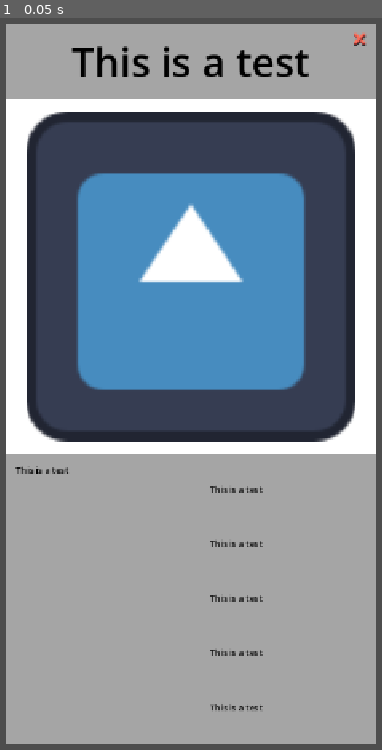
Above: before the commit, frame 1.
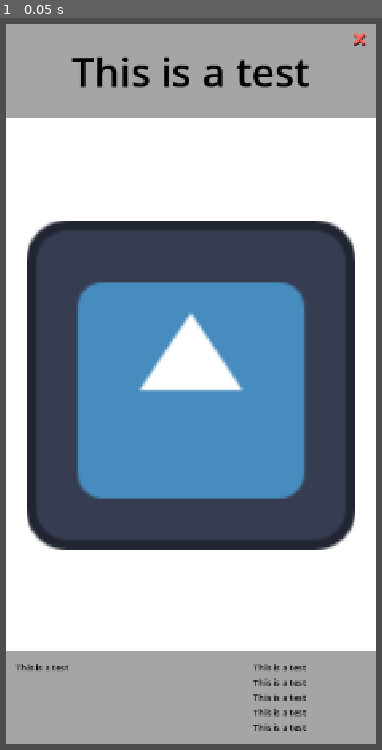
Above: after the commit, the same moment.

Repository: ActuallySanta/Fantasy-Guild-Manager
Game: Godot game, scene res://Scenes/Characters/character_ui_card.tscn
The game is run twice, just before and just after one commit, with the same random seed, the same clock (stepped at 60 frames per second) and the same inputs. This scene is started directly instead of the project's main scene. The engine's default icon, where the game draws it, is replaced by a stand-in: a white triangle on a blue panel in a dark square.
Inputs:
- Up to frame 1 (0.05 s): no input

The runs differ from the first frame. In frame 1, 56% of the frame differs, in the area x 1-99%, y 3-98%.
Error in both runs: Invalid access to property or key 'title' on a base object of type 'Nil'. (res://Scripts/Character)

Commit message:
character card ui fix

Diff:
--- a/Scenes/Characters/character_ui_card.tscn
+++ b/Scenes/Characters/character_ui_card.tscn
@@ -11,6 +11,9 @@
 [sub_resource type="LabelSettings" id="LabelSettings_h6oeb"]
 font_size = 14
 font_color = Color(0, 0, 0, 1)
+
+[sub_resource type="StyleBoxFlat" id="StyleBoxFlat_grey"]
+bg_color = Color(0.6452097, 0.6452098, 0.6452097, 1)
 
 [node name="Character UI Card" type="MarginContainer" unique_id=424955004]
 custom_minimum_size = Vector2(200, 450)
@@ -31,31 +34,26 @@
 [node name="VBoxContainer" type="VBoxContainer" parent="." unique_id=373763784]
 layout_mode = 2
 
-[node name="Name Background" type="ColorRect" parent="VBoxContainer" unique_id=831626636]
+[node name="Name Background" type="PanelContainer" parent="VBoxContainer" unique_id=831626636]
 custom_minimum_size = Vector2(0, 120)
 layout_mode = 2
-color = Color(0.6452097, 0.6452098, 0.6452097, 1)
+theme_override_styles/panel = SubResource("StyleBoxFlat_grey")
 
 [node name="CenterContainer" type="MarginContainer" parent="VBoxContainer/Name Background" unique_id=1011052685]
 custom_minimum_size = Vector2(0, 40)
-layout_mode = 1
-anchors_preset = 15
-anchor_right = 1.0
-anchor_bottom = 1.0
-grow_horizontal = 2
-grow_vertical = 2
-theme_override_constants/margin_left = 32
+layout_mode = 2
+theme_override_constants/margin_left = 64
 theme_override_constants/margin_top = 32
-theme_override_constants/margin_right = 32
+theme_override_constants/margin_right = 64
 theme_override_constants/margin_bottom = 32
 
 [node name="Character Name Label" type="Label" parent="VBoxContainer/Name Background/CenterContainer" unique_id=718164899]
-custom_maximum_size = Vector2(400, -1)
 layout_mode = 2
-size_flags_horizontal = 4
 text = "This is a test"
 label_settings = SubResource("LabelSettings_g4v7s")
 horizontal_alignment = 1
+vertical_alignment = 1
+autowrap_mode = 3
 
 [node name="MarginContainer" type="MarginContainer" parent="VBoxContainer" unique_id=1203854264]
 layout_mode = 2
@@ -66,24 +64,20 @@
 theme_override_constants/margin_bottom = 16
 
 [node name="Character Icon" type="TextureRect" parent="VBoxContainer/MarginContainer" unique_id=1782823202]
+custom_minimum_size = Vector2(0, 200)
 layout_mode = 2
 size_flags_vertical = 3
 texture = ExtResource("1_iwhsd")
-expand_mode = 4
+expand_mode = 1
+stretch_mode = 5
 
-[node name="Stat Block" type="ColorRect" parent="VBoxContainer" unique_id=1385783921]
+[node name="Stat Block" type="PanelContainer" parent="VBoxContainer" unique_id=1385783921]
 custom_minimum_size = Vector2(0, 50)
 layout_mode = 2
-size_flags_vertical = 3
-color = Color(0.6452097, 0.6452098, 0.6452097, 1)
+theme_override_styles/panel = SubResource("StyleBoxFlat_grey")
 
 [node name="MarginContainer" type="MarginContainer" parent="VBoxContainer/Stat Block" unique_id=2060475274]
-layout_mode = 1
-anchors_preset = 15
-anchor_right = 1.0
-anchor_bottom = 1.0
-grow_horizontal = 2
-grow_vertical = 2
+layout_mode = 2
 size_flags_horizontal = 3
 theme_override_constants/margin_left = 16
 theme_override_constants/margin_top = 16
@@ -92,9 +86,10 @@
 
 [node name="HBoxContainer" type="HBoxContainer" parent="VBoxContainer/Stat Block/MarginContainer" unique_id=759025615]
 layout_mode = 2
+theme_override_constants/separation = 16
 
 [node name="Character Description Label" type="Label" parent="VBoxContainer/Stat Block/MarginContainer/HBoxContainer" unique_id=345132546]
-custom_maximum_size = Vector2(400, -1)
+custom_minimum_size = Vector2(150, 0)
 layout_mode = 2
 size_flags_horizontal = 3
 size_flags_vertical = 1
@@ -103,8 +98,9 @@
 autowrap_mode = 3
 
 [node name="VBoxContainer" type="VBoxContainer" parent="VBoxContainer/Stat Block/MarginContainer/HBoxContainer" unique_id=378746472]
-custom_minimum_size = Vector2(250, 0)
+custom_minimum_size = Vector2(180, 0)
 layout_mode = 2
+alignment = 1
 
 [node name="Strength Label" type="Label" parent="VBoxContainer/Stat Block/MarginContainer/HBoxContainer/VBoxContainer" unique_id=1873679725]
 layout_mode = 2
